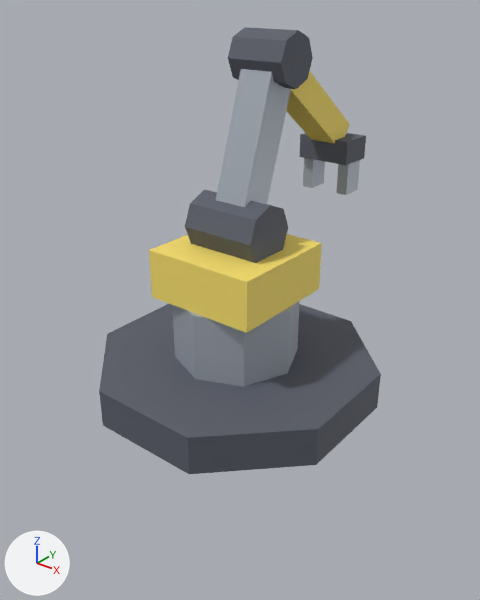
A saved change to the glTF model arte/modelos/logistica/bracos/braco/braco_sem_textura.glb.
Both versions are drawn from a 50 mm lens placed at (0.766, -0.947, 0.794), pointed at (0.066, -0.071, 0.251). Every picture has the same lights, and +X, +Y and +Z are marked at lower left. The picture after the commit comes second. Where no turn or scale is listed for an object, it has been applied to the vertices. Vertices at exactly the same position are counted once.

Script lines for the objects in view, before the commit:
```python
me_braco_base = bpy.data.meshes.new('braco_base')
me_braco_base.from_pydata(...)  # an 8-sided cylinder along z spanning x -0.277..0.277, y -0.277..0.277, z 0.0..0.08, material slot 0; an 8-sided cylinder along z spanning x -0.13..0.13, y -0.13..0.13, z 0.08..0.22, material slot 1
me_braco_base.materials.append(mat_p_escuro)  # dark grey #595d69
me_braco_base.materials.append(mat_p_metal)  # light grey #adb5bf
me_braco_braco1 = bpy.data.meshes.new('braco_braco1')
me_braco_braco1.from_pydata(...)  # 24 vertices, 40 faces; spans x -0.06..0.06, y -0.033..0.15, z -0.011..0.35
# faces by material slot: [28, 12]
me_braco_braco1.materials.append(mat_p_escuro)  # dark grey #595d69
me_braco_braco1.materials.append(mat_p_metal)  # light grey #adb5bf
me_braco_giro = bpy.data.meshes.new('braco_giro')
me_braco_giro.from_pydata(...)  # an 8-sided cylinder along x spanning x -0.08..0.08, y -0.06..0.06, z 0.08..0.2, material slot 0; a box spanning x -0.12..0.12, y -0.12..0.12, z 0.0..0.1, material slot 1
me_braco_giro.materials.append(mat_p_escuro)  # dark grey #595d69
me_braco_giro.materials.append(mat_p_faixa)  # yellow #f9e16c
ob_braco_base = bpy.data.objects.new('braco_base', me_braco_base)
ob_braco_base.location = (0.0, 0.0, 0.0)
ob_braco_braco1 = bpy.data.objects.new('braco_braco1', me_braco_braco1)
ob_braco_braco1.location = (0.0, 0.0, 0.36)
ob_braco_giro = bpy.data.objects.new('braco_giro', me_braco_giro)
ob_braco_giro.location = (0.0, 0.0, 0.22)
# also in view: 'braco_braco2' at (0.0, 0.22, 0.57); 'braco_garra' at (0.0, 0.34, 0.42)
```
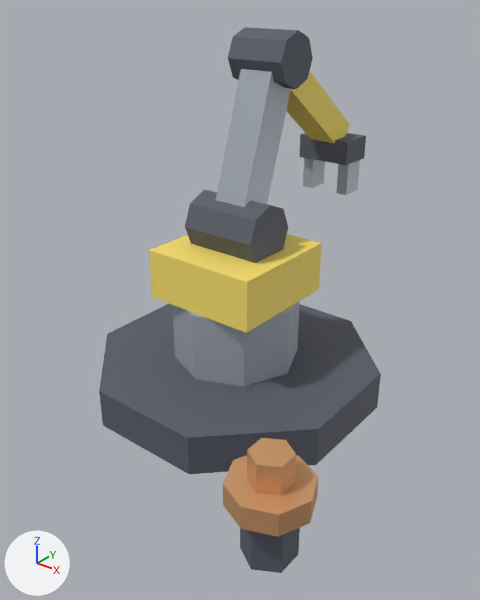
Changed parts and their boxes [x1, y1, x2, y2] in the pictures (480 x 600 px):
'braco_base', reshaped (57% taller): before [99, 301, 381, 474]; after [99, 301, 381, 573]
part 1 of me_braco_base, added: after [240, 528, 300, 573]
part 2 of me_braco_base, added: after [223, 455, 318, 537]
part 3 of me_braco_base, added: after [247, 438, 296, 496]

Diff of the bpy script that builds the scene:
```diff
--- a/arte/modelos/logistica/bracos/braco/braco_sem_textura.glb.py
+++ b/arte/modelos/logistica/bracos/braco/braco_sem_textura.glb.py
@@ mat_p_cobre @@
+mat_p_cobre = principled_material('P_Cobre')
+mat_p_cobre.base_color = (0.78, 0.42, 0.2)  # beige #e5ad7c
+mat_p_cobre.metallic = 0.5
+mat_p_cobre.roughness = 0.4
@@ me_braco_base @@
 # used by ob_braco_base; location = (0.0, 0.0, 0.0)
-me_braco_base.from_pydata(...)  # 32 vertices, 56 faces; spans x -0.277..0.277, y -0.277..0.277, z 0.0..0.22
+me_braco_base.from_pydata(...)  # 72 vertices, 124 faces; spans x -0.277..0.4, y -0.4..0.277, z 0.0..0.22
+# me_braco_base part 1: a new loose piece, a 6-sided cylinder along z spanning x 0.291..0.369, y -0.375..-0.285, z 0.0..0.1, in mat_p_escuro (dark grey #595d69)
+# me_braco_base part 2: a new loose piece, an 8-sided cylinder along z spanning x 0.26..0.4, y -0.4..-0.26, z 0.1..0.14, in mat_p_cobre (beige #e5ad7c)
+# me_braco_base part 3: a new loose piece, a 6-sided cylinder along z spanning x 0.3..0.36, y -0.365..-0.295, z 0.14..0.19, in mat_p_cobre (beige #e5ad7c)
 me_braco_base.materials.append(mat_p_escuro)
 me_braco_base.materials.append(mat_p_metal)
+me_braco_base.materials.append(mat_p_cobre)  # beige #e5ad7c
```
